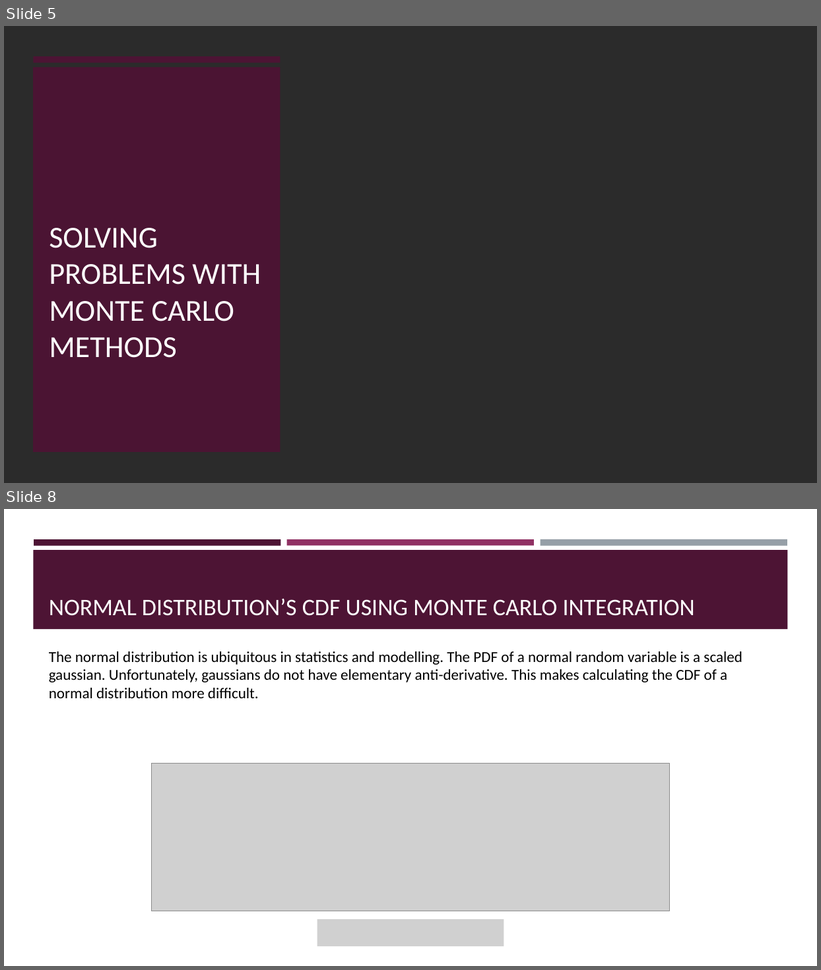
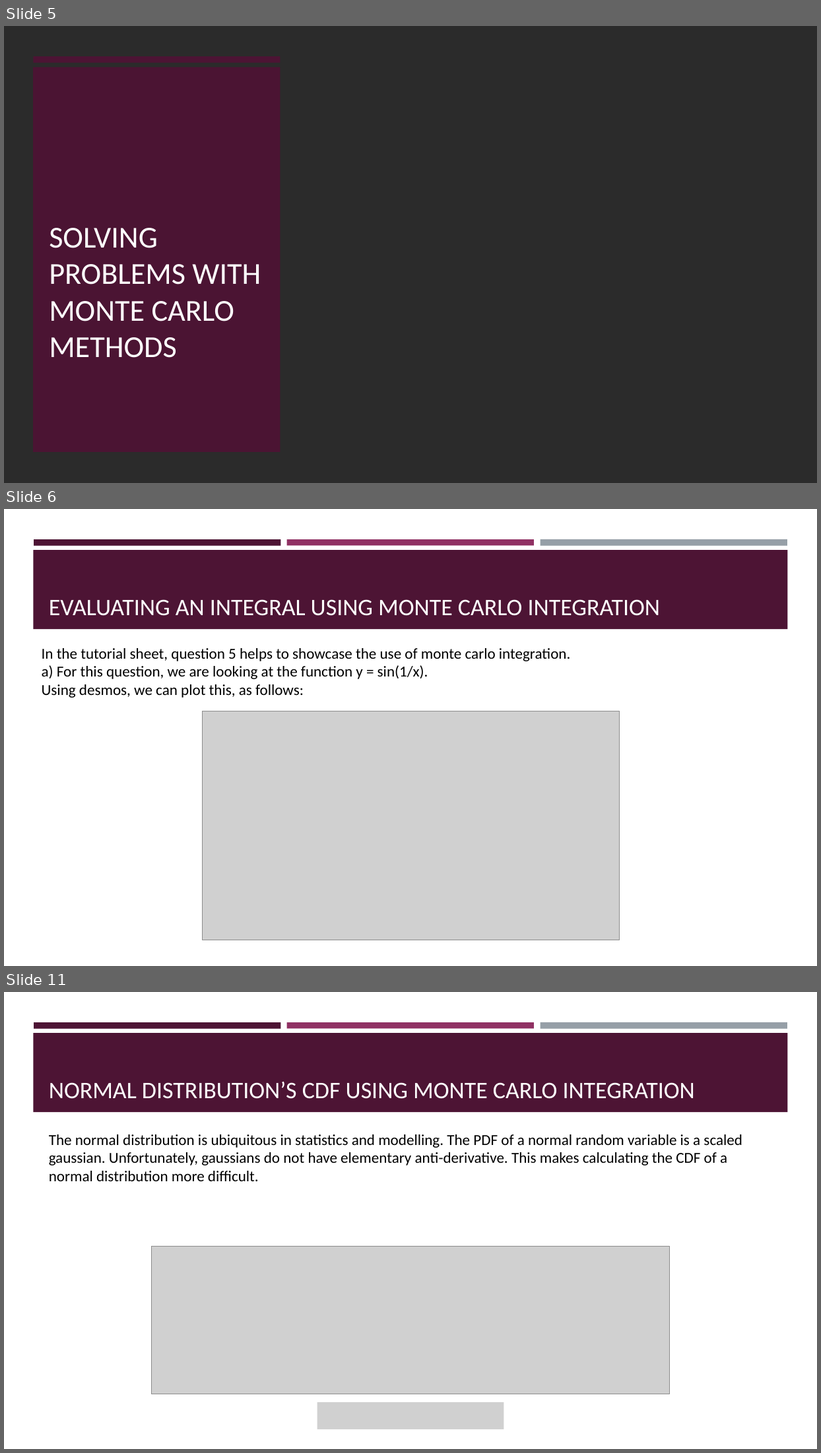
Before and after one commit to eoiniritium/jateb-course-work, a slide deck: presentation.pptx. Shown one above the other, each under a label of ours: slides 5 and 8 before the commit, slides 5, 6 and 11 after it; the slides between them are not shown. The pictures are 821x970 and 821x1453 pixels, drawn with LibreOffice and Linux fonts; fonts in the diff are those of the drawing; grey boxes stand for pictures; background and template pictures are left out; a plain dark background stands for a picture behind light text. Boxes give left, top, right and bottom in pixels: in the first picture for what was removed or moved away, otherwise in the second. Text is boxed around its words. In the diff, an @@ line names an element or a change of style, - is before the commit and + after.

```diff
--- a/presentation.pptx
+++ b/presentation.pptx
@@ slide 6 added at (4,509,817,966), background #FFFFFF; not listed: 4 template elements that a slide beside it also shows @@
@@ title added at (49,599,660,616), 28 pt, text #FFFFFF @@
+EVALUATING AN INTEGRAL USING MONTE CARLO INTEGRATION
@@ text added at (42,648,570,698), 18 pt, text #000000 @@
+In the tutorial sheet, question 5 helps to showcase the use of monte carlo integration.
+a) For this question, we are looking at the function y = sin(1/x).
+Using desmos, we can plot this, as follows:
@@ picture added at (202,712,620,941) @@
@@ what was slide 8 is now slide 11 @@
```
Also in this commit, not shown: 2 slides changed, 2 other slides added.
